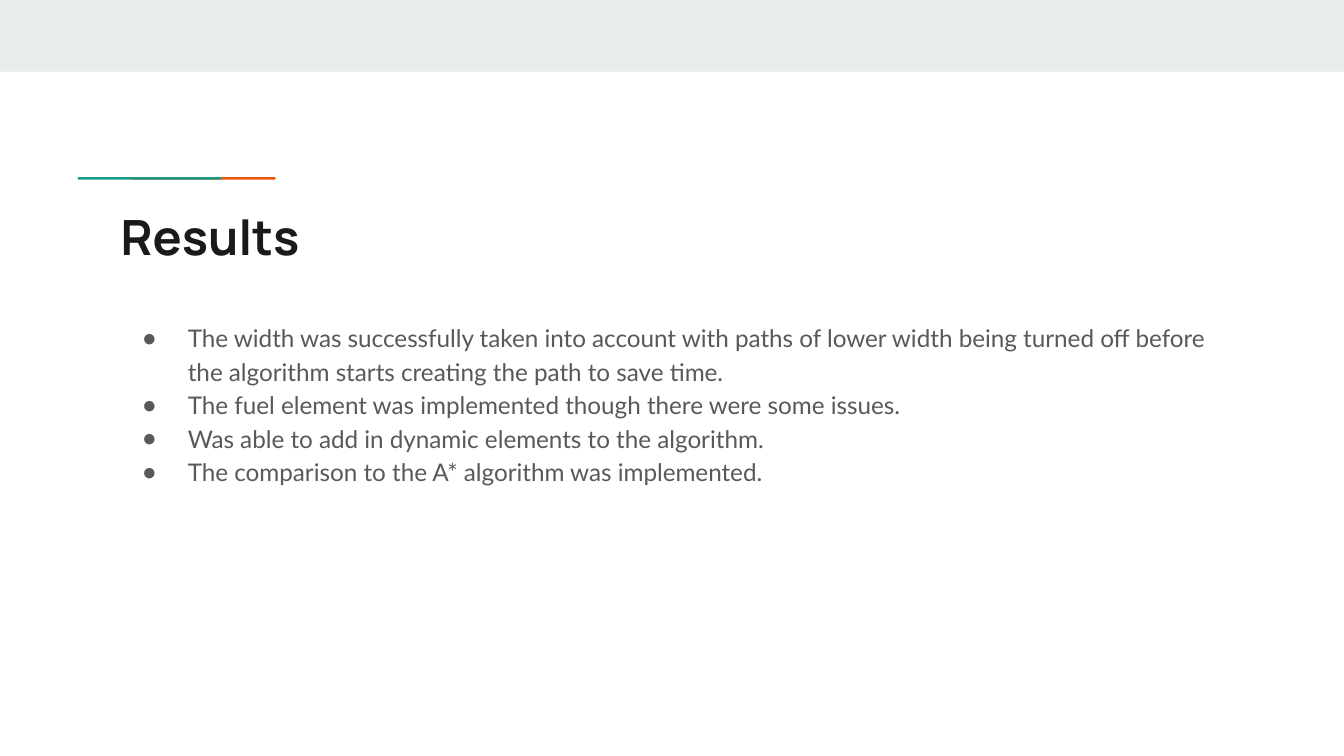
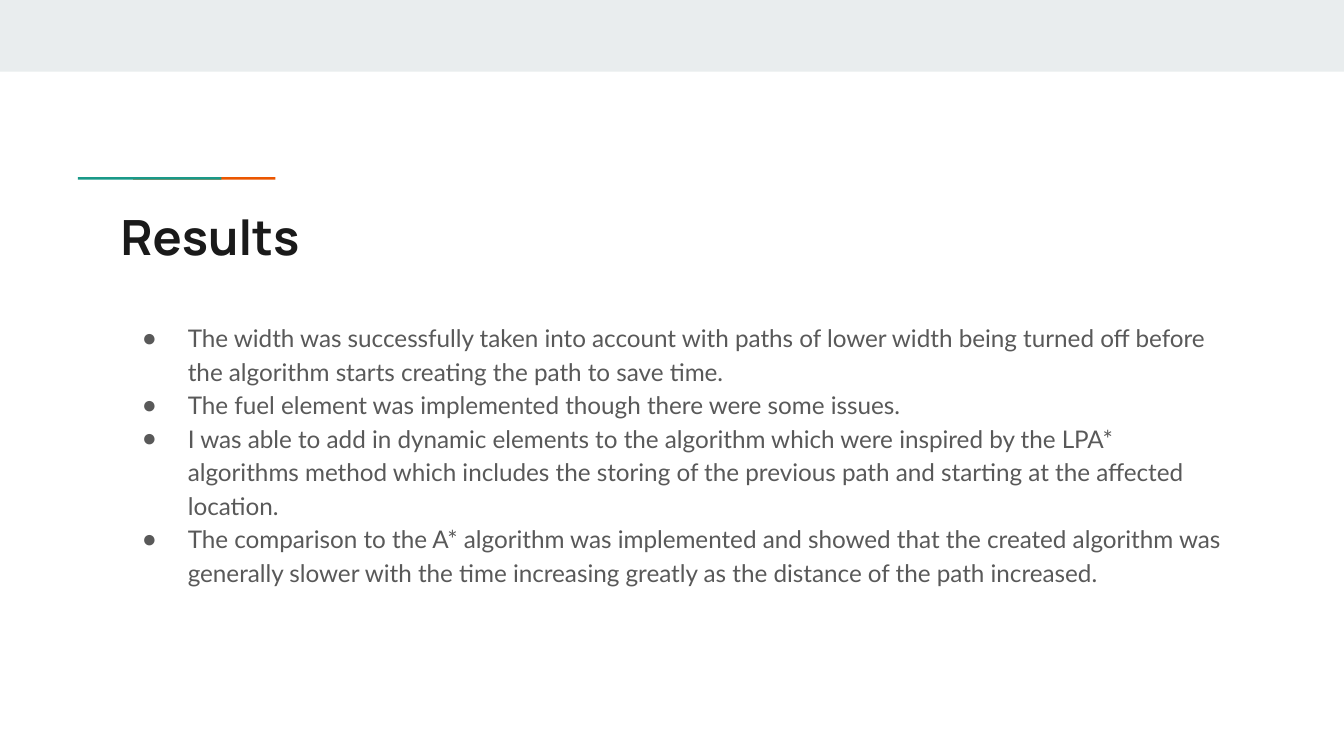
Before and after one commit to PaulBNolan/Year4-Project, a slide deck: slide 8 of Documents/Presentation Final Version.pptx (slide 9 before the commit). Drawn at 1344x756 pixels with LibreOffice and Linux fonts; fonts in the diff are those of the drawing. Boxes give left, top, right and bottom in pixels: in the first picture for what was removed or moved away, otherwise in the second. Text is boxed around its words. In the diff, an @@ line names an element or a change of style, - is before the commit and + after.

```diff
--- a/Documents/Presentation Final Version.pptx
+++ b/Documents/Presentation Final Version.pptx
@@ text at (188, 429, 1220, 587): text changed @@
-● Was able to add in dynamic elements to the algorithm.
-● The comparison to the A* algorithm was implemented.
+● I was able to add in dynamic elements to the algorithm which were inspired by the LPA* algorithms method which includes the storing of the previous path and starting at the affected location.
+● The comparison to the A* algorithm was implemented and showed that the created algorithm was generally slower with the time increasing greatly as the distance of the path increased.
```
Also in this commit, not shown: 1 other slide changed, 1 slide removed, 1 other file.
